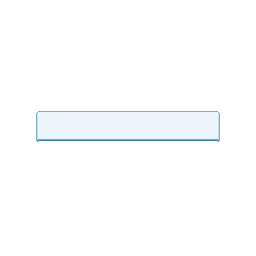
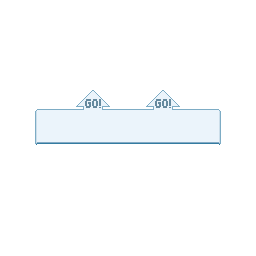
Revision of a layered (256, 256) image; what changed, layer by layer:
removed layer "Layer 17" over [36, 111, 220, 142]
painted on "Layer 16" over [35, 90, 221, 145]
